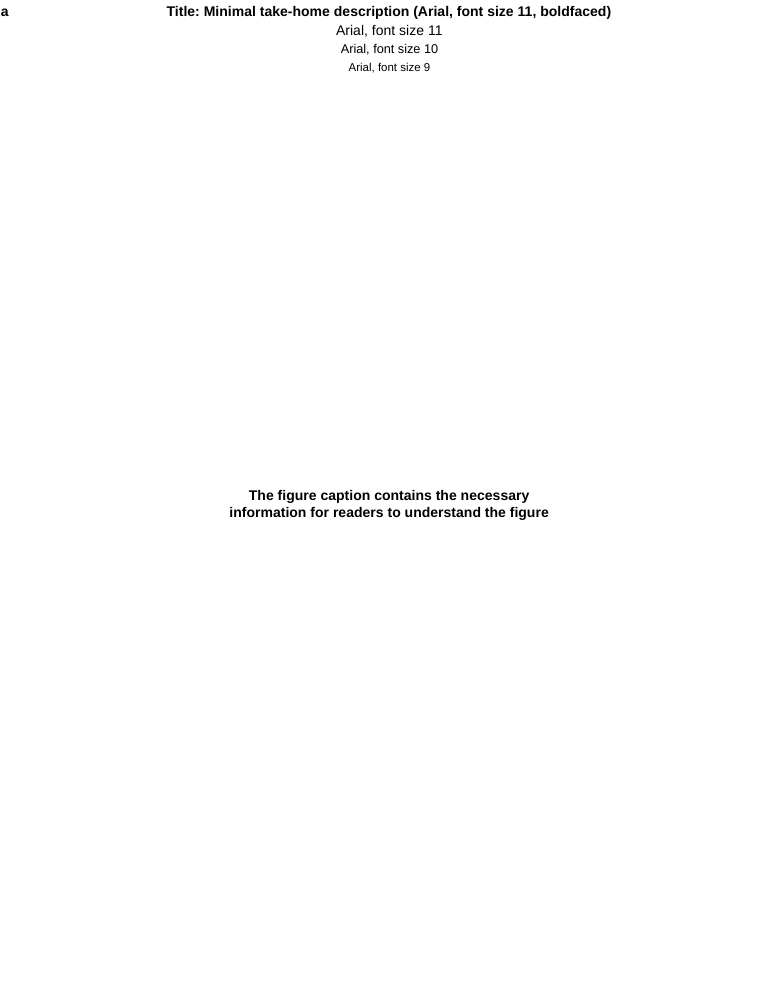
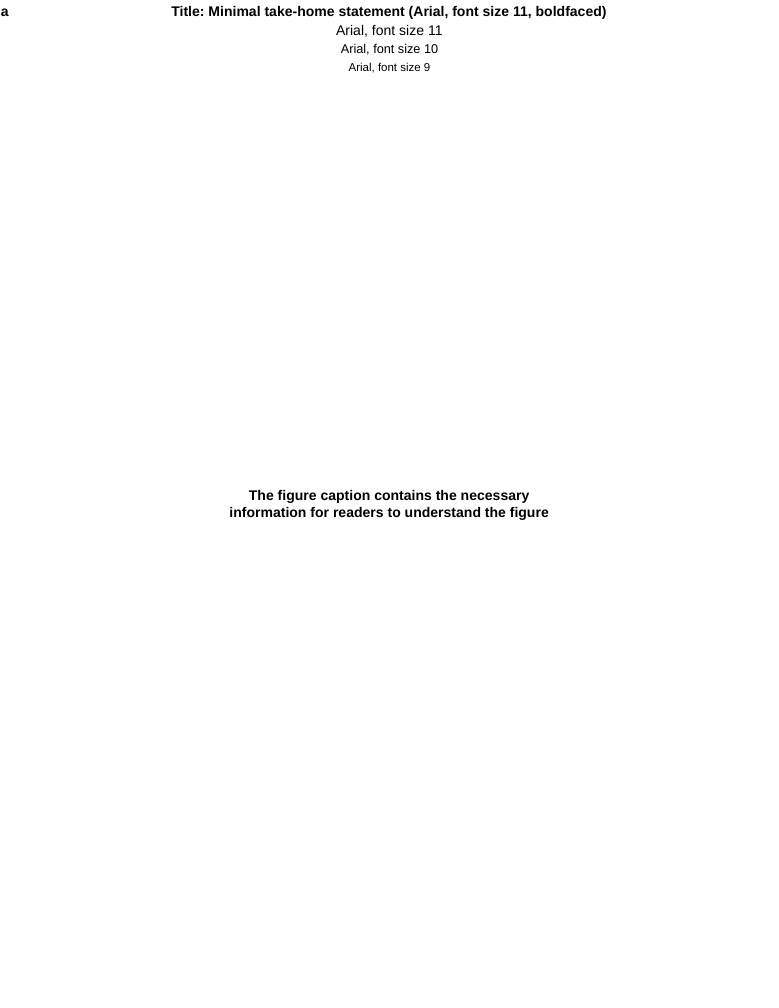
Before and after one commit to yyou1996/yyou1996.github.io, a slide deck: slide 2 of files/figures.pptx. Drawn at 779x1008 pixels with LibreOffice and Linux fonts; fonts in the diff are those of the drawing. Boxes give left, top, right and bottom in pixels: in the first picture for what was removed or moved away, otherwise in the second. Text is boxed around its words. In the diff, an @@ line names an element or a change of style, - is before the commit and + after.

```diff
--- a/files/figures.pptx
+++ b/files/figures.pptx
@@ text at (171, 6, 607, 19): text changed @@
-Title: Minimal take-home description (Arial, font size 11, boldfaced)
+Title: Minimal take-home statement (Arial, font size 11, boldfaced)
```
Also in this commit, not shown: 1 other slide changed.
